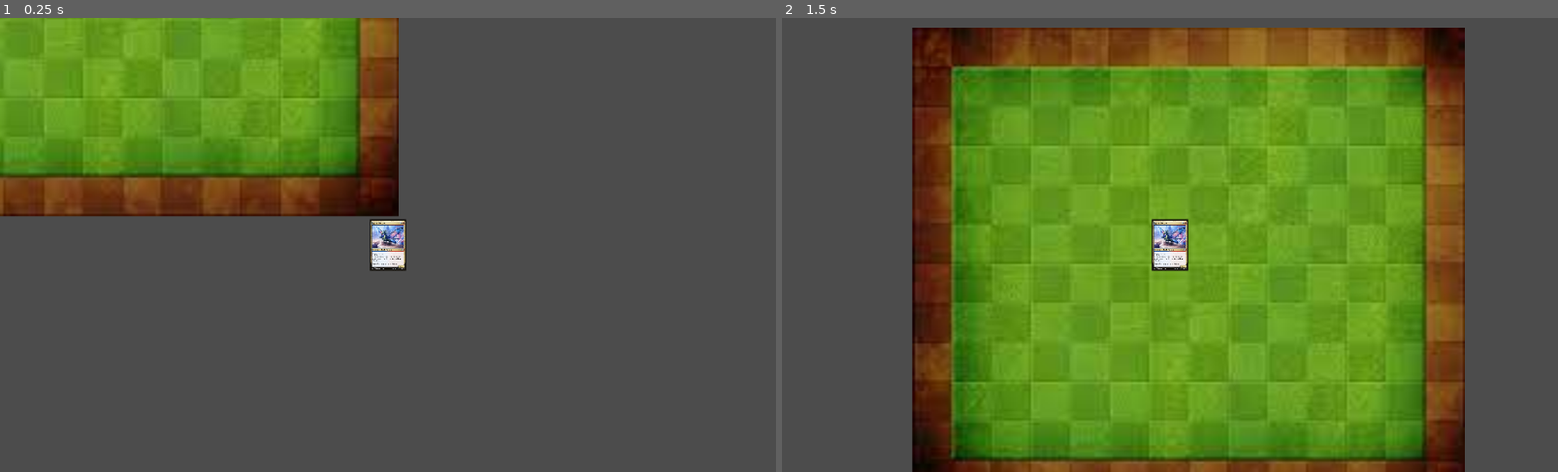
Above: before the commit, frames 1-2 (left to right).
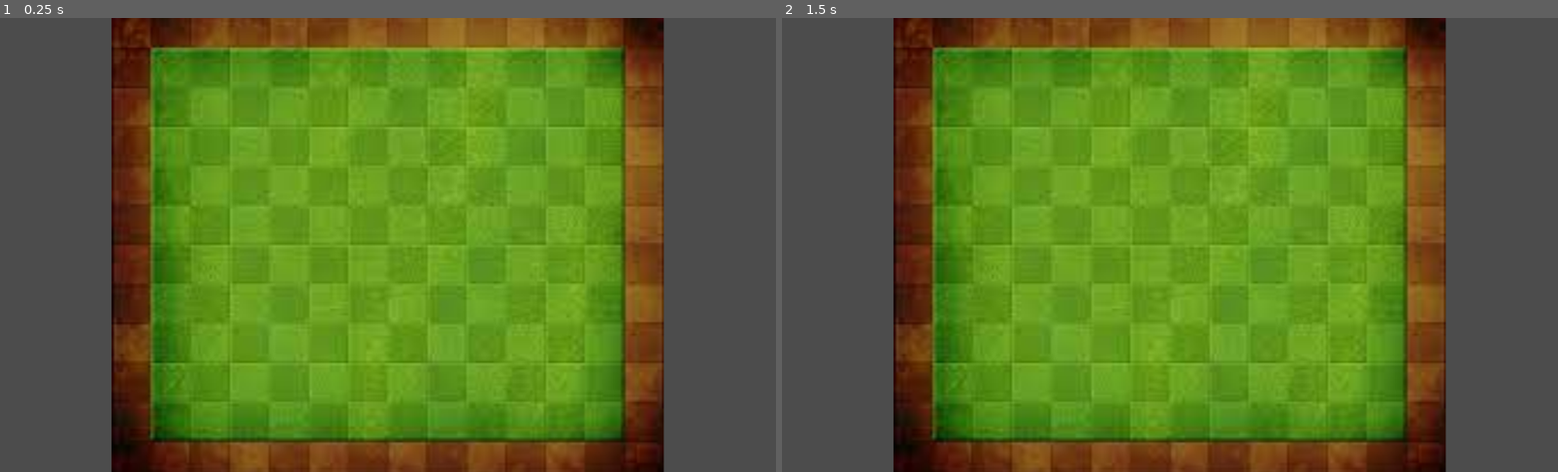
Above: after the commit, the same moments.

Repository: Penndent/card-game
Game: Godot game, scene res://World/Board.tscn
Same seed, same stepped clock (60 frames per second), same inputs: the game is played once before the commit and once after it. Before the commit the project starts from res://World/World.tscn.
Inputs (mouse positions are in pixels of both pictures, inside the frame that each line leads up to):
- Up to frame 1 (0.25 s): no input
- Up to frame 2 (1.5 s): tap Enter at 0.5 s; move the mouse to (1340, 222) at 0.52 s; click (1340, 222) at 0.67 s; tap Space at 1.25 s; move the mouse to (1014, 267) at 1.27 s; hold Left (ui_left) from 1.28 s (still down)

The runs differ from the first frame. In frame 1, 73% of the frame differs, in the area x 0-86%, y 0-100%; in frame 2, 28%.
Error before the commit: Invalid call to function 'update_self' in base 'Node2D (Card.gd)'. Expected 2 arguments. (res://World/InputManager.gd:46)

Commit message:
input cleanup

Diff:
--- /dev/null
+++ b/Input_Code/Executor_Move_Unit.gd
@@ -0,0 +1,31 @@
+extends "res://Input_Code/Executor_Base.gd"
+
+class_name Executor_Move_Unit
+
+func _init(hist, scheme, n_scheme):
+	input_piece_history = hist
+	current_scheme = scheme
+	next_scheme = n_scheme
+	pass
+
+func execute():
+	print("BEEP BEEP BOOP BOOP MOVING UNITS")
+
+
+	var fromX = input_piece_history[0].node.x
+	var fromY = input_piece_history[0].node.x
+	var toX = input_piece_history[0].node.y
+	var toY = input_piece_history[0].node.y
+
+	# can be wrapped into a function somewhere else
+		#Board Data changes
+	Board.board_matrix[toX][toY].unit = Board.board_matrix[fromX][fromY].unit
+	Board.board_matrix[toX][toY].unit_exists = true
+	Board.board_matrix[fromX][fromY].unit_exists = false
+
+		#Weird Pointer stuff
+	Board.board_matrix[fromX][fromY].unit = ''
+
+	Board.board_matrix[toX][toY].unit.global_position = Board.board_matrix[toX][toY].card_position
+
+	pass
--- a/Input_Code/Input_Manager.gd
+++ b/Input_Code/Input_Manager.gd
@@ -1,6 +1,7 @@
 var Input_Scheme_Start = load("res://Input_Code/Input_Scheme_Start.gd")
 
 var active_input_scheme
+var piece_history
 
 #MASTER INPUT ROUTE FUNCTION: ALL CLICKS GO TO PROCESS_INPUT
 #ACCEPTS AN INPUT PIECE
@@ -10,7 +11,10 @@
 #Postcondition: Have in place a valid input scheme
 #Don't leave dumb stuff like strings in input scheme
 func process_input(trigger_action_info):
-	var scheme_out = active_input_scheme.process_piece(trigger_action_info);
+
+	var scheme_out = active_input_scheme.process_piece(trigger_action_info, piece_history);
+
+	piece_history.append(trigger_action_info)
 
 	for exe in scheme_out.executor_list:
 		exe.execute()
@@ -19,4 +23,5 @@
 		active_input_scheme = scheme_out.next_scheme
 	else:
 		active_input_scheme = Input_Scheme_Start.new()
+		piece_history = []
 	pass
--- a/Input_Code/Input_Scheme_Base.gd
+++ b/Input_Code/Input_Scheme_Base.gd
@@ -7,10 +7,10 @@
 const Executor_Cancel = preload("res://Input_Code/Executor_Cancel.gd")
 const Executor_Status = preload("res://Input_Code/Executor_Status.gd")
 
-var input_piece_history
+
 var status_message
 
 
 #Returns a Scheme Output
-func process_piece(input_piece):
-	return self
+func process_piece(new_piece, history):
+	return Scheme_Output.new(null, null)
--- a/Input_Code/Input_Scheme_Start.gd
+++ b/Input_Code/Input_Scheme_Start.gd
@@ -5,15 +5,12 @@
 const IS_Unit = preload("res://Input_Code/Input_Scheme_Unit.gd")
 
 
-func _init(hist):
-	input_piece_history = hist
+func _init():
 	status_message = "Start"
 	pass
 
-func process_piece(input_piece):
-	var hist_copy = input_piece_history.duplicate()
-	hist_copy.append(input_piece)
-	var next_input_scheme = IS_Unit.new(hist_copy)
+func process_piece(new_piece, history):
+	var next_input_scheme = IS_Unit.new()
 	var exes = []
-	exes.append(Executor_Status.new(input_piece_history, self, next_input_scheme))
-	return Scheme_Output.new(null, exes);
+	exes.append(Executor_Status.new(history, self, next_input_scheme))
+	return Scheme_Output.new(next_input_scheme, exes);
--- a/Input_Code/Input_Scheme_Unit.gd
+++ b/Input_Code/Input_Scheme_Unit.gd
@@ -2,18 +2,17 @@
 
 class_name Input_Scheme_Unit
 
+const IS_Unit_Tile = preload('res://Input_Code/Input_Scheme_Unit_Tile.gd')
 
-func _init(hist):
-	input_piece_history = hist
-	status_message = "Choose an action for this unit"
+func _init():
+	status_message = "Choose a destination tile for this unit"
 	pass
 
-func process_piece(input_piece):
+func process_piece(new_piece, history):
 	#DECIDE NEXT INPUT SCHEME
-	var next_input_scheme = null
-
+	var next_input_scheme = IS_Unit_Tile.new()
 
 	#CALL EXECUTORS
 	var exes = []
-	exes.append(Executor_Status.new(input_piece_history, self, next_input_scheme))
-	return Scheme_Output.new(null, exes);
+	exes.append(Executor_Status.new(history, self, next_input_scheme))
+	return Scheme_Output.new(next_input_scheme, exes);
--- a/Input_Code/Input_Scheme_Unit_Tile.gd
+++ b/Input_Code/Input_Scheme_Unit_Tile.gd
@@ -1,16 +1,14 @@
-extends Node
+extends "res://Input_Code/Input_Scheme_Base.gd"
+
+class_name Input_Scheme_Unit_Tile
 
 
-# Declare member variables here. Examples:
-# var a = 2
-# var b = "text"
+func _init():
+	status_message = "Moving unit..."
+	pass
 
+func process_piece(new_piece, history):
 
-# Called when the node enters the scene tree for the first time.
-func _ready():
-	pass # Replace with function body.
-
-
-# Called every frame. 'delta' is the elapsed time since the previous frame.
-#func _process(delta):
-#	pass
+	var exes = []
+	exes.append(Executor_Move_Unit.new(history, self, null))
+	return Scheme_Output.new(null, exes);
--- /dev/null
+++ b/World/Board.tscn
@@ -0,0 +1,14 @@
+[gd_scene load_steps=3 format=2]
+
+[ext_resource path="res://Assets/board.jpeg" type="Texture" id=2]
+[ext_resource path="res://World/World.gd" type="Script" id=3]
+
+[node name="Board" type="Node2D"]
+script = ExtResource( 3 )
+
+[node name="TempSprite" type="Sprite" parent="."]
+scale = Vector2( 3, 3 )
+texture = ExtResource( 2 )
+
+[node name="Camera2D" type="Camera2D" parent="."]
+current = true
--- a/project.godot
+++ b/project.godot
@@ -20,6 +20,11 @@
 "path": "res://Input_Code/Executor_Cancel.gd"
 }, {
 "base": "Reference",
+"class": "Executor_Move_Unit",
+"language": "GDScript",
+"path": "res://Input_Code/Executor_Move_Unit.gd"
+}, {
+"base": "Reference",
 "class": "Executor_Status",
 "language": "GDScript",
 "path": "res://Input_Code/Executor_Status.gd"
@@ -38,20 +43,27 @@
 "class": "Input_Scheme_Unit",
 "language": "GDScript",
 "path": "res://Input_Code/Input_Scheme_Unit.gd"
+}, {
+"base": "Reference",
+"class": "Input_Scheme_Unit_Tile",
+"language": "GDScript",
+"path": "res://Input_Code/Input_Scheme_Unit_Tile.gd"
 } ]
 _global_script_class_icons={
 "Executor_Base": "",
 "Executor_Cancel": "",
+"Executor_Move_Unit": "",
 "Executor_Status": "",
 "Input_Scheme_Base": "",
 "Input_Scheme_Start": "",
-"Input_Scheme_Unit": ""
+"Input_Scheme_Unit": "",
+"Input_Scheme_Unit_Tile": ""
 }
 
 [application]
 
 config/name="Card Game"
-run/main_scene="res://World/World.tscn"
+run/main_scene="res://World/Board.tscn"
 config/icon="res://icon.png"
 
 [autoload]
Not shown, added: music_sounds/BackgroundMusic.mp3.import
Not shown, changed: music_sounds/Death.wav.import
Not shown, added: music_sounds/GameOver.mp3.import
Not shown, added: music_sounds/KeepKOTH.mp3.import
Not shown, added: music_sounds/PickCard.mp3.import
Not shown, added: music_sounds/PlaceCard.mp3.import
Not shown, added: music_sounds/Victory.mp3.import
Not shown, added: music_sounds/Wizard.mp3.import
Not shown, changed: music_sounds/death.wav.import
Not shown, added: music_sounds/get_pushed_off_hill.mp3.import
